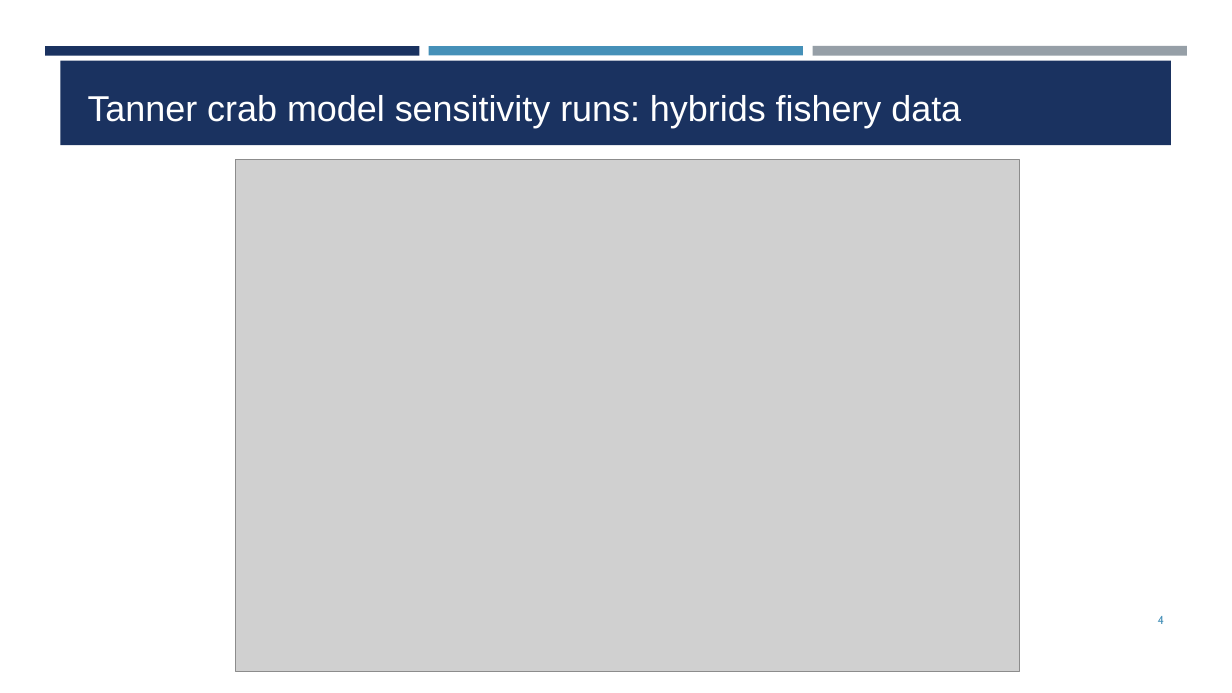
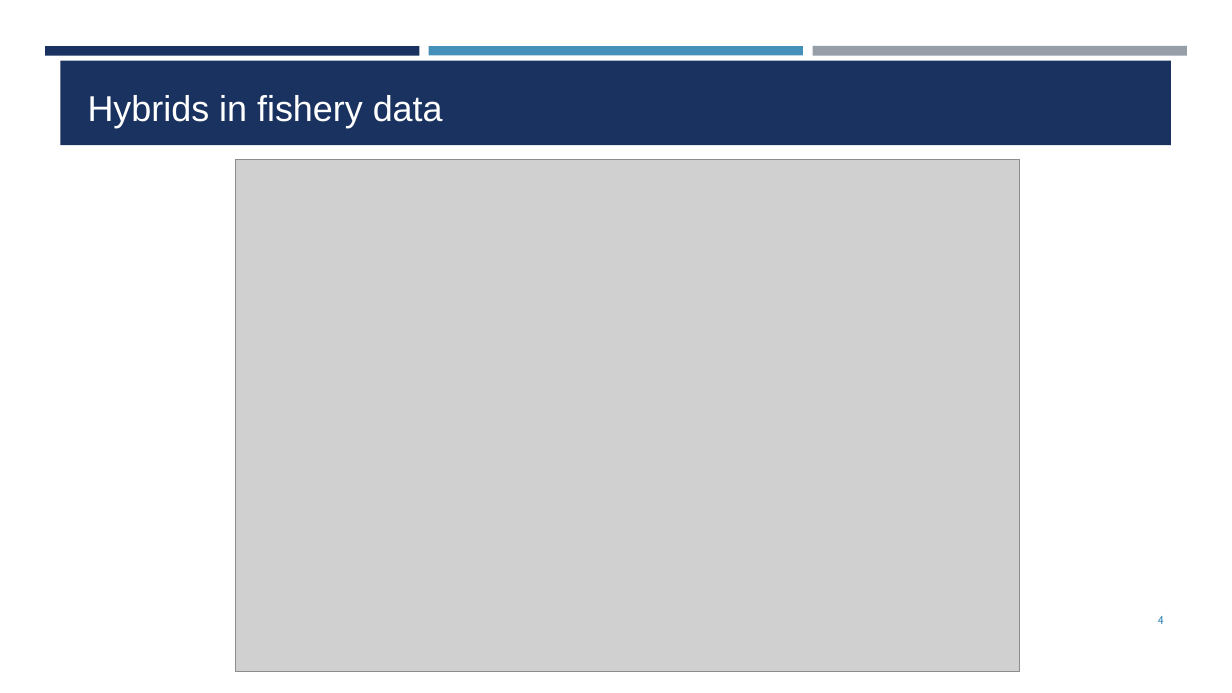
Before and after one commit to noaa-afsc/TannerCrab_2026CIEReview, a slide deck: slide 4 of presentations/HybridsConsiderations.pptx. Drawn at 1232x693 pixels with LibreOffice and Linux fonts; fonts in the diff are those of the drawing; grey boxes stand for pictures; background and template pictures are left out. Boxes give left, top, right and bottom in pixels: in the first picture for what was removed or moved away, otherwise in the second. Text is boxed around its words. In the diff, an @@ line names an element or a change of style, - is before the commit and + after.

Commit message:
20260521. Finished hybrid, assessment, bridging, updated agenda

```diff
--- a/presentations/HybridsConsiderations.pptx
+++ b/presentations/HybridsConsiderations.pptx
@@ title at (88, 95, 443, 128): text changed @@
-Tanner crab model sensitivity runs: hybrids fishery data
+Hybrids in fishery data
```
Also in this commit, not shown: 5 other slides changed, 2 slides added, 1 slide removed, 6 other files.
